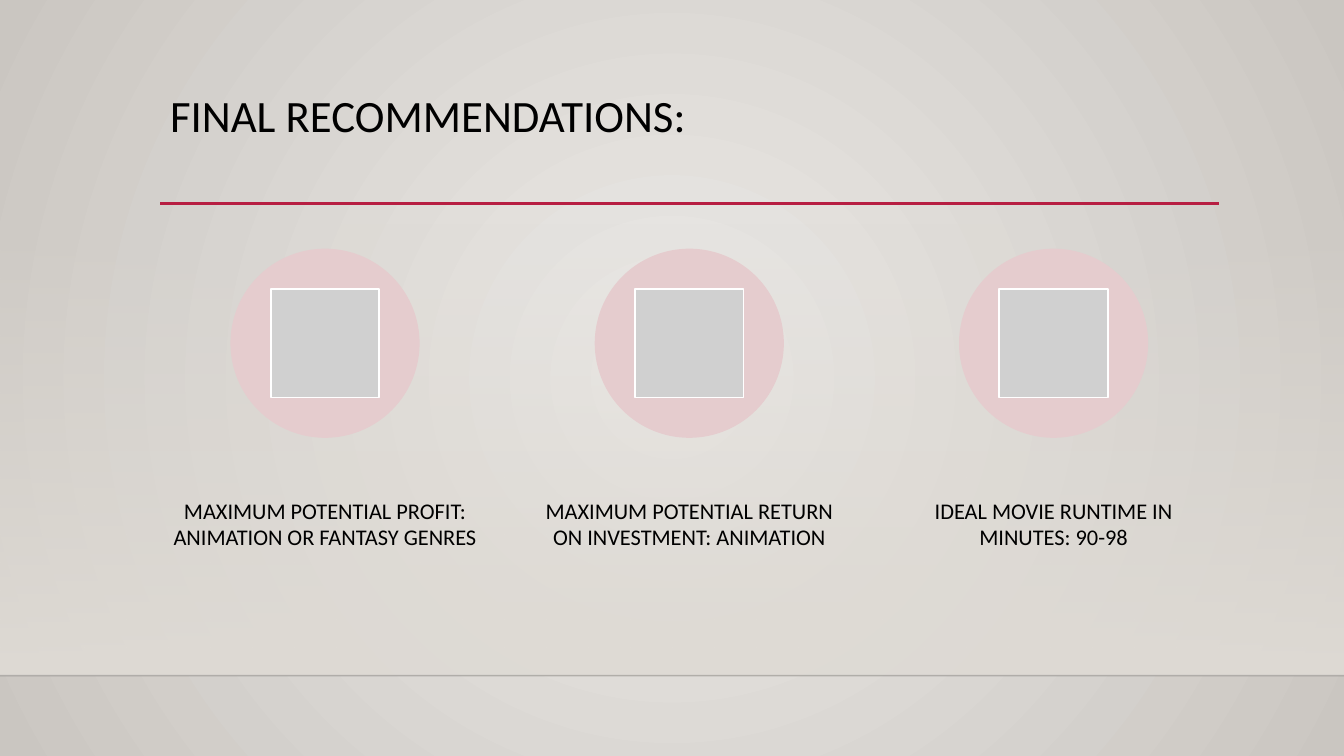
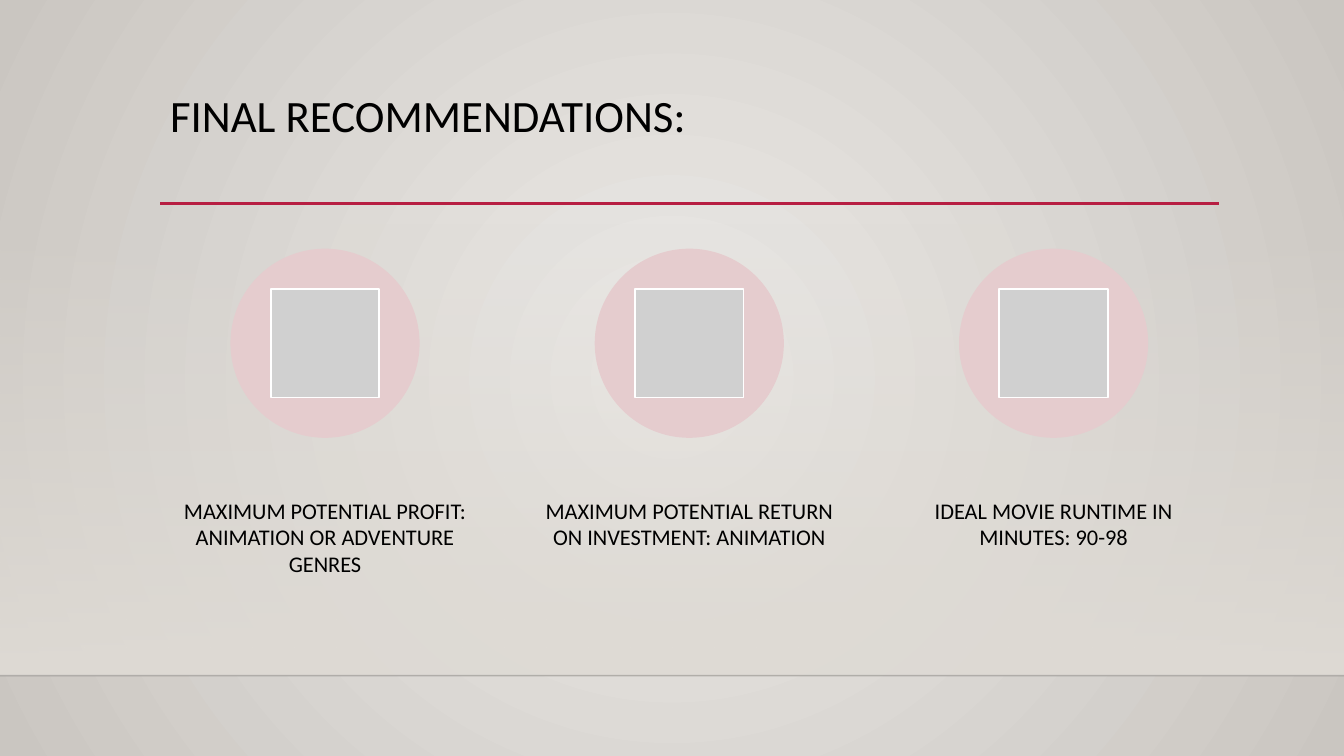
Before and after one commit to sierrajul/Microsoft-Movie-Analysis, a slide deck: slide 9 of DS_Phase1_Project_Presentation.pptx. Drawn at 1344x756 pixels with LibreOffice and Linux fonts; fonts in the diff are those of the drawing; grey boxes stand for pictures; background and template pictures are left out. Boxes give left, top, right and bottom in pixels: in the first picture for what was removed or moved away, otherwise in the second. Text is boxed around its words. In the diff, an @@ line names an element or a change of style, - is before the commit and + after.

```diff
--- a/DS_Phase1_Project_Presentation.pptx
+++ b/DS_Phase1_Project_Presentation.pptx
@@ text at bbox=[184, 504, 465, 572]: text changed @@
-MAXIMUM POTENTIAL PROFIT: ANIMATION OR FANTASY GENRES
+MAXIMUM POTENTIAL PROFIT: ANIMATION OR ADVENTURE GENRES
```
Also in this commit, not shown: 4 other slides changed, 3 other files.
